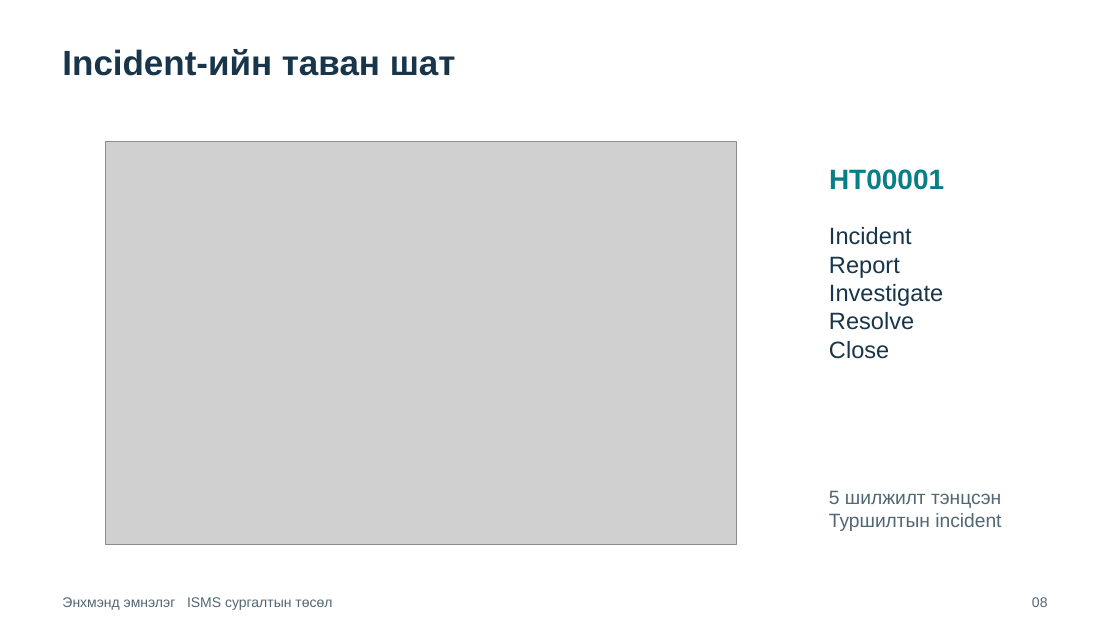
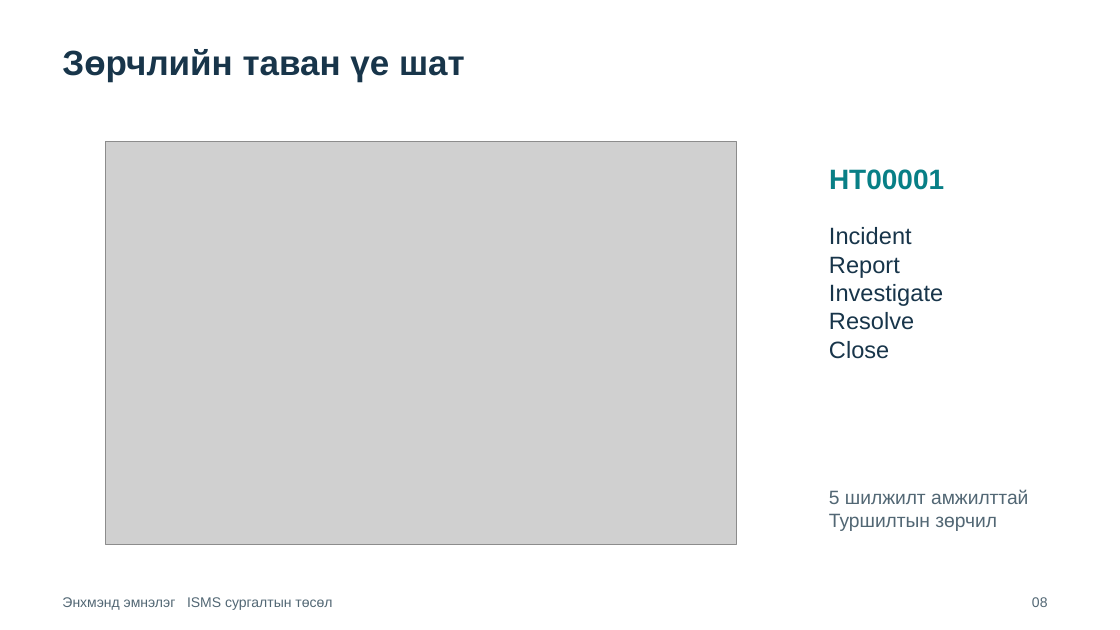
Before and after one commit to MfKero/enkhmend_isms, a slide deck: slide 8 of deliverables/Enkhmend-ISMS-Presentation.pptx. Drawn at 1120x630 pixels with LibreOffice and Linux fonts; fonts in the diff are those of the drawing; grey boxes stand for pictures. Boxes give left, top, right and bottom in pixels: in the first picture for what was removed or moved away, otherwise in the second. Text is boxed around its words. In the diff, an @@ line names an element or a change of style, - is before the commit and + after.

```diff
--- a/deliverables/Enkhmend-ISMS-Presentation.pptx
+++ b/deliverables/Enkhmend-ISMS-Presentation.pptx
@@ text at (62, 49, 465, 82): text changed @@
-Incident-ийн таван шат
+Зөрчлийн таван үе шат
@@ text at (829, 489, 1028, 531): text changed @@
-5 шилжилт тэнцсэн
-Туршилтын incident
+5 шилжилт амжилттай
+Туршилтын зөрчил
```
Also in this commit, not shown: 10 other slides changed, 29 other files.
